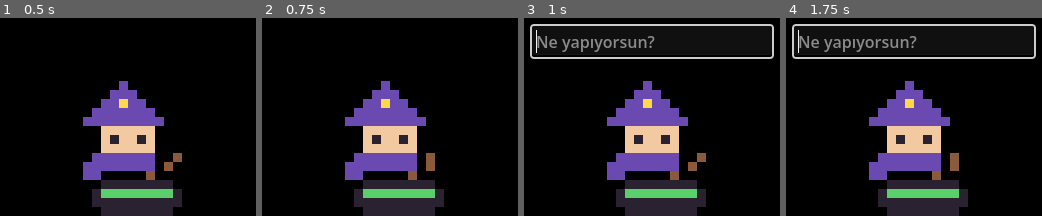
Above: before the commit, frames 1-4 (left to right).
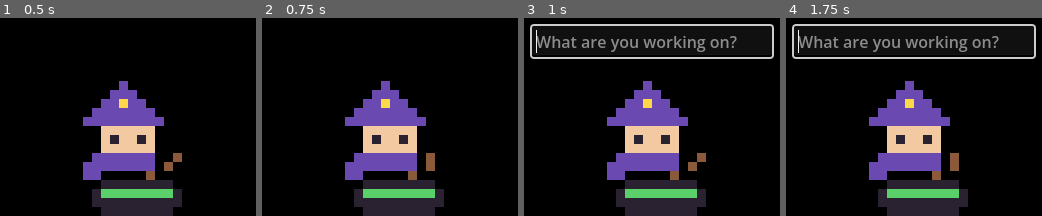
Above: after the commit, the same moments.

Repository: lexingel/cirak
Game: Godot game, scene res://main.tscn
Same seed, same stepped clock (60 frames per second), same inputs: the game is played once before the commit and once after it.
Inputs (mouse positions are in pixels of both pictures, inside the frame that each line leads up to):
- Up to frame 1 (0.5 s): no input
- Up to frame 2 (0.75 s): tap Enter at 0.5 s; move the mouse to (446, 95) at 0.52 s; click (446, 95) at 0.67 s
- Up to frame 3 (1 s): no input
- Up to frame 4 (1.75 s): drag from (862, 117) to (901, 150) at 1.27 s

Frames 1-2 are identical in both runs. In frame 3, 2.3% of the frame differs, in the area x 5-84%, y 9-18%; in frame 4, 2.3%.

Commit message:
feat: local model questions (Ollama), en/tr language choice, Haiku thinking off
Co-Authored-By: Claude Opus 5.5 <noreply@anthropic.com>

Diff:
--- a/app/main.gd
+++ b/app/main.gd
@@ -5,10 +5,20 @@
 signal typed(text: String)
 signal mic_changed(on: bool)
 signal frequency_changed(level: String)
+signal lang_changed(lang: String)
 
 const SETTINGS := "user://settings.cfg"
 const DRAG_SLOP := 4
 const LEVELS := ["low", "mid", "high"]
+const LANGS := ["en", "tr"]
+const TEXT := {
+	"en": {"mic_off": "Turn mic off", "mic_on": "Turn mic on", "frequency": "Question frequency",
+		"low": "Rarely", "mid": "Sometimes", "high": "Often", "language": "Language",
+		"close": "Close", "placeholder": "What are you working on?"},
+	"tr": {"mic_off": "Mikrofonu kapat", "mic_on": "Mikrofonu aç", "frequency": "Soru sıklığı",
+		"low": "Az", "mid": "Orta", "high": "Çok", "language": "Dil",
+		"close": "Kapat", "placeholder": "Ne yapıyorsun?"},
+}
 
 var apprentice: Apprentice
 var text_box := LineEdit.new()
@@ -17,11 +27,17 @@
 var cfg := ConfigFile.new()
 var mic_on := true
 var level := "mid"
+var lang := "en"
+var lang_menu := PopupMenu.new()
 
 var _pressed := false
 var _dragging := false
 var _press_mouse := Vector2i.ZERO
 var _press_win := Vector2i.ZERO
+
+
+static func ui(l: String, key: String) -> String:
+	return TEXT.get(l, TEXT["en"])[key]
 
 
 static func clamp_to_screen(pos: Vector2i, size: Vector2i, rect: Rect2i) -> Vector2i:
@@ -36,7 +52,6 @@
 	add_child(apprentice)
 	apprentice.shape_changed.connect(_update_passthrough)
 
-	text_box.placeholder_text = "Ne yapıyorsun?"
 	text_box.position = Vector2(10, 30)
 	text_box.size = Vector2(240, 30)
 	text_box.visible = false
@@ -45,19 +60,25 @@
 	add_child(text_box)
 
 	for i in LEVELS.size():
-		freq_menu.add_radio_check_item(["Az", "Orta", "Çok"][i], i)
+		freq_menu.add_radio_check_item("", i)
 	freq_menu.id_pressed.connect(func(id): _set_level(LEVELS[id]))
+	lang_menu.add_radio_check_item("English", 0)
+	lang_menu.add_radio_check_item("Türkçe", 1)
+	lang_menu.id_pressed.connect(func(id): _set_lang(LANGS[id]))
 	menu.add_child(freq_menu)
+	menu.add_child(lang_menu)
 	menu.add_item("", 0)
-	menu.add_submenu_node_item("Soru sıklığı", freq_menu)
+	menu.add_submenu_node_item("", freq_menu, 1)
+	menu.add_submenu_node_item("", lang_menu, 3)
 	menu.add_separator()
-	menu.add_item("Kapat", 2)
+	menu.add_item("", 2)
 	menu.id_pressed.connect(_on_menu)
 	add_child(menu)
 
 	cfg.load(SETTINGS)
 	mic_on = cfg.get_value("prefs", "mic", true)
 	level = cfg.get_value("prefs", "frequency", "mid")
+	lang = cfg.get_value("prefs", "lang", "en")
 	_refresh_menu()
 
 	var link := Link.new()
@@ -65,7 +86,9 @@
 	link.message.connect(apprentice.handle)
 	link.connected.connect(func():
 		link.send({"type": "mic", "on": mic_on})
-		link.send({"type": "frequency", "level": level}))
+		link.send({"type": "frequency", "level": level})
+		link.send({"type": "lang", "lang": lang}))
+	lang_changed.connect(func(l): link.send({"type": "lang", "lang": l}))
 	typed.connect(func(t): link.send({"type": "typed", "text": t}))
 	mic_changed.connect(func(on): link.send({"type": "mic", "on": on}))
 	frequency_changed.connect(func(l): link.send({"type": "frequency", "level": l}))
@@ -169,16 +192,31 @@
 	_refresh_menu()
 
 
+func _set_lang(l: String) -> void:
+	lang = l
+	lang_changed.emit(l)
+	_save()
+	_refresh_menu()
+
+
 func _refresh_menu() -> void:
-	menu.set_item_text(menu.get_item_index(0), "Mikrofonu kapat" if mic_on else "Mikrofonu aç")
+	menu.set_item_text(menu.get_item_index(0), ui(lang, "mic_off" if mic_on else "mic_on"))
+	menu.set_item_text(menu.get_item_index(1), ui(lang, "frequency"))
+	menu.set_item_text(menu.get_item_index(3), ui(lang, "language"))
+	menu.set_item_text(menu.get_item_index(2), ui(lang, "close"))
 	for i in LEVELS.size():
+		freq_menu.set_item_text(i, ui(lang, LEVELS[i]))
 		freq_menu.set_item_checked(i, LEVELS[i] == level)
+	for i in LANGS.size():
+		lang_menu.set_item_checked(i, LANGS[i] == lang)
+	text_box.placeholder_text = ui(lang, "placeholder")
 
 
 func _save() -> void:
 	cfg.set_value("win", "pos", get_window().position)
 	cfg.set_value("prefs", "mic", mic_on)
 	cfg.set_value("prefs", "frequency", level)
+	cfg.set_value("prefs", "lang", lang)
 	cfg.save(SETTINGS)
 
 
--- a/app/tests/run_tests.gd
+++ b/app/tests/run_tests.gd
@@ -18,7 +18,7 @@
 
 
 func _run() -> void:
-	for t in ["test_states", "test_blank_typed_ignored", "test_clamp_to_screen", "test_parse", "test_restore_on_second_monitor", "test_click_polygon", "test_relaunch"]:
+	for t in ["test_states", "test_blank_typed_ignored", "test_clamp_to_screen", "test_parse", "test_restore_on_second_monitor", "test_click_polygon", "test_relaunch", "test_ui_text"]:
 		call(t)
 	print("tests done, failures: ", failures)
 	quit(1 if failures else 0)
@@ -85,3 +85,9 @@
 	check(LinkScript.needs_relaunch(false, 12.0), "dead listener relaunched after backoff")
 	check(not LinkScript.needs_relaunch(false, 3.0), "not hammering")
 	check(not LinkScript.needs_relaunch(true, 60.0), "running listener left alone")
+
+
+func test_ui_text() -> void:
+	check(MainScript.TEXT["en"].keys() == MainScript.TEXT["tr"].keys(), "both languages have every label")
+	check(MainScript.ui("en", "close") == "Close" and MainScript.ui("tr", "close") == "Kapat", "label lookup")
+	check(MainScript.ui("xx", "close") == "Close", "unknown language -> English")
Not shown, changed: docs/specs/2026-11-15-body-double-companion-design.md
